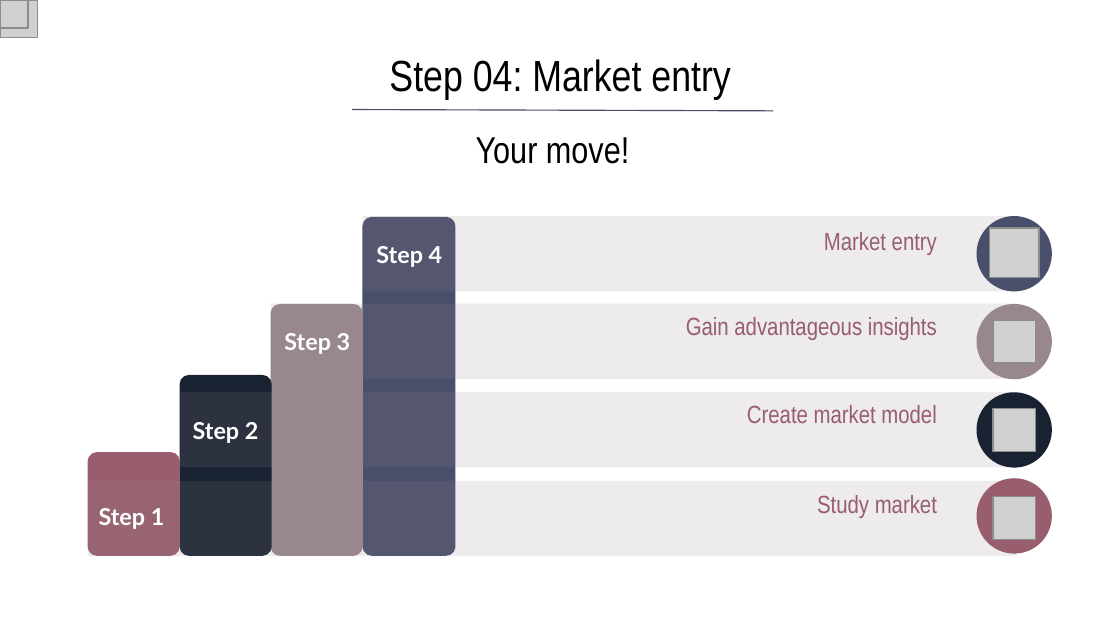
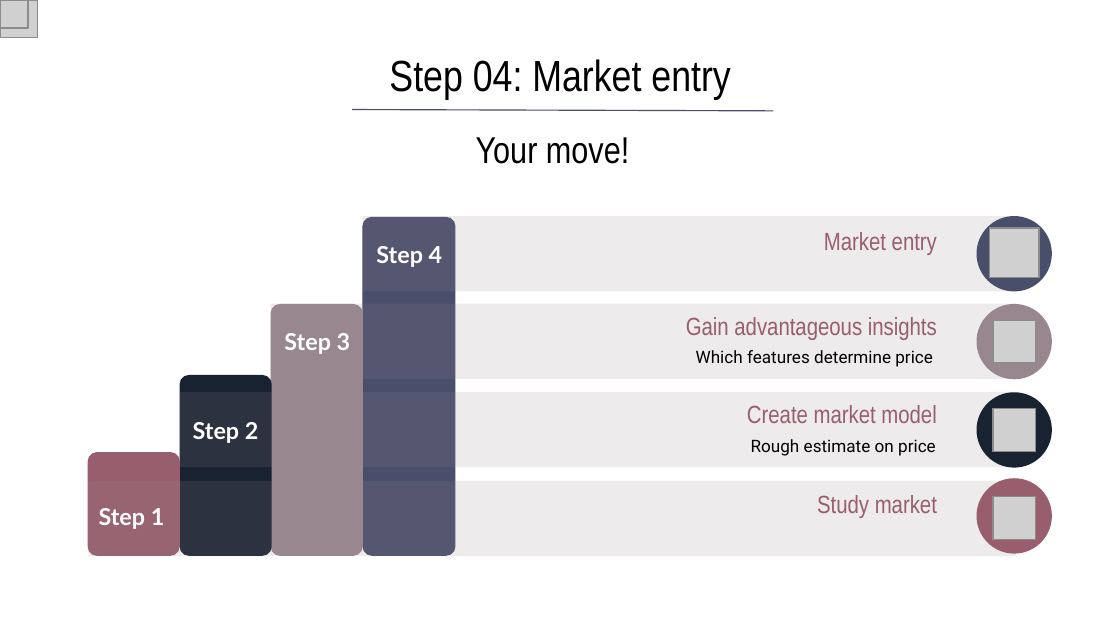
Before and after one commit to LucasTrost/Ironhack-MidBootProject, a slide deck: slide 7 of Visualizations/MidBootProj-Slides-Lucas.pptx. Drawn at 1120x630 pixels with LibreOffice and Linux fonts; fonts in the diff are those of the drawing; grey boxes stand for pictures. Boxes give left, top, right and bottom in pixels: in the first picture for what was removed or moved away, otherwise in the second. Text is boxed around its words. In the diff, an @@ line names an element or a change of style, - is before the commit and + after.

```diff
--- a/Visualizations/MidBootProj-Slides-Lucas.pptx
+++ b/Visualizations/MidBootProj-Slides-Lucas.pptx
@@ text added at [696,350,933,367], 11 pt, text #000000 @@
+Which features determine price
@@ text added at [751,439,936,456], 11 pt, text #000000 @@
+Rough estimate on price
```
Also in this commit, not shown: 2 other slides changed, 1 other file.
